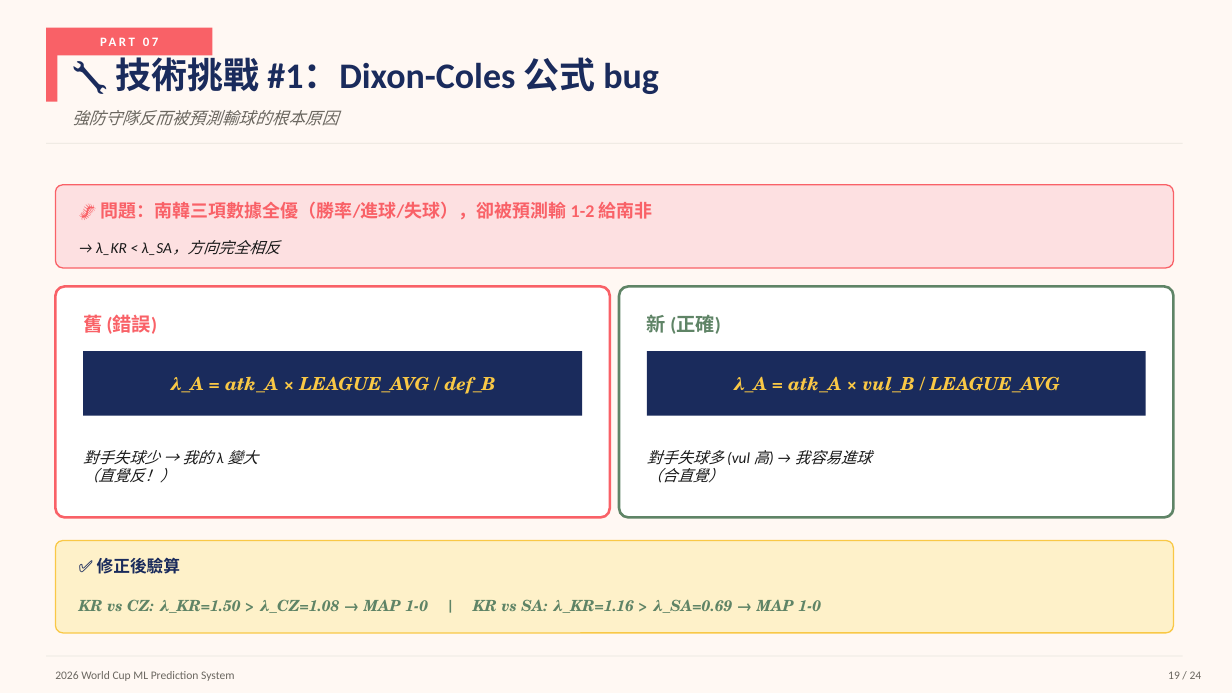
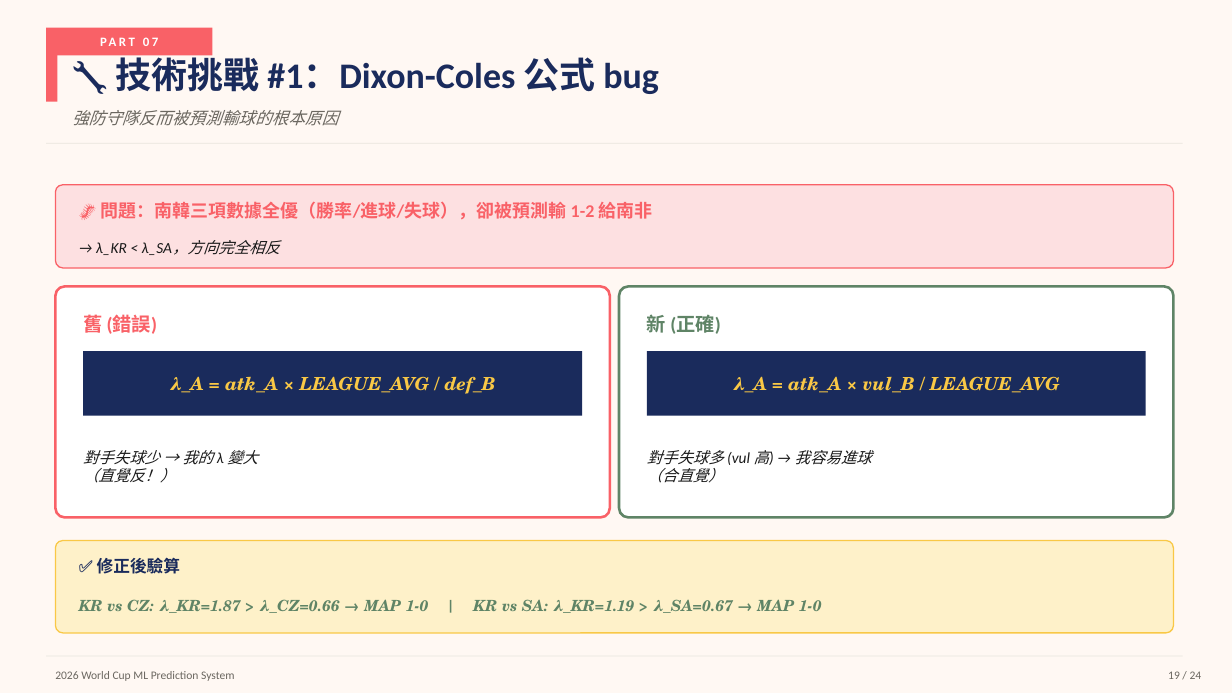
Before and after one commit to AstorYeh/worldcup-ml-2026, a slide deck: slide 19 of presentation/2026_WorldCup_ML_期末報告.pptx. Drawn at 1232x693 pixels with LibreOffice and Linux fonts; fonts in the diff are those of the drawing. Boxes give left, top, right and bottom in pixels: in the first picture for what was removed or moved away, otherwise in the second. Text is boxed around its words. In the diff, an @@ line names an element or a change of style, - is before the commit and + after.

Commit message:
docs(ppt): 同步期末報告數值至重訓後的 pkl 結果
constants.py 重構 + 重訓 pkl 後，PPT 硬編碼數值需同步：

【Walk-Forward 驗證】
- WC 2010: 52.0% → 49.3%
- WC 2014: 50.0% → 51.6%
- 平均: 51.7% → 51.4%（提升 +18.4 → +18.1 個百分點）

【Monte Carlo Top 10】
- Brazil 6.23 → 6.60%
- 排序變動：Spain 升至 #5、Belgium 降至 #6
- Portugal 跌出 Top 10，Colombia 進入 #10
- 長條圖 15 隊數值同步更新

【球隊風格分群】
- 攻擊型 16 → 15 隊（South Korea 移至平衡型）
- 平衡型 26 → 27 隊
- Silhouette 0.31 → 0.33

【Dixon-Coles bug 範例（slide 19）】
- KR vs CZ: λ 1.50/1.08 → 1.87/0.66（方向仍 KR 勝）
- KR vs SA: λ 1.16/0.69 → 1.19/0.67（方向仍 KR 勝）

所有數值現與 models/*.pkl 完全一致。

```diff
--- a/presentation/2026_WorldCup_ML_期末報告.pptx
+++ b/presentation/2026_WorldCup_ML_期末報告.pptx
@@ text at box(79, 599, 822, 613): text changed @@
-KR vs CZ: λ_KR=1.50 > λ_CZ=1.08 → MAP 1-0 | KR vs SA: λ_KR=1.16 > λ_SA=0.69 → MAP 1-0
+KR vs CZ: λ_KR=1.87 > λ_CZ=0.66 → MAP 1-0 | KR vs SA: λ_KR=1.19 > λ_SA=0.67 → MAP 1-0
```
Also in this commit, not shown: 5 other slides changed, 1 other file.
